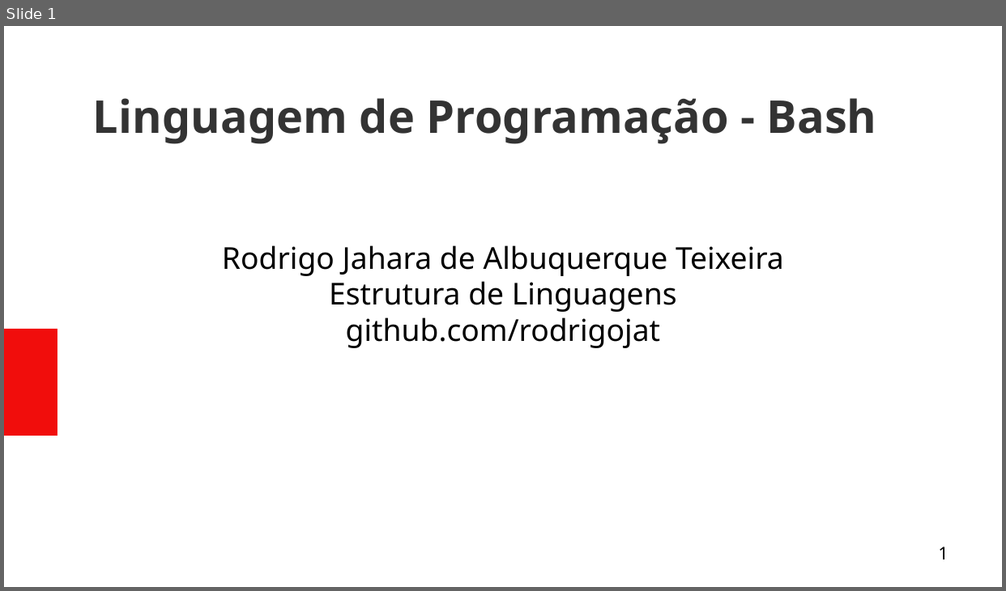
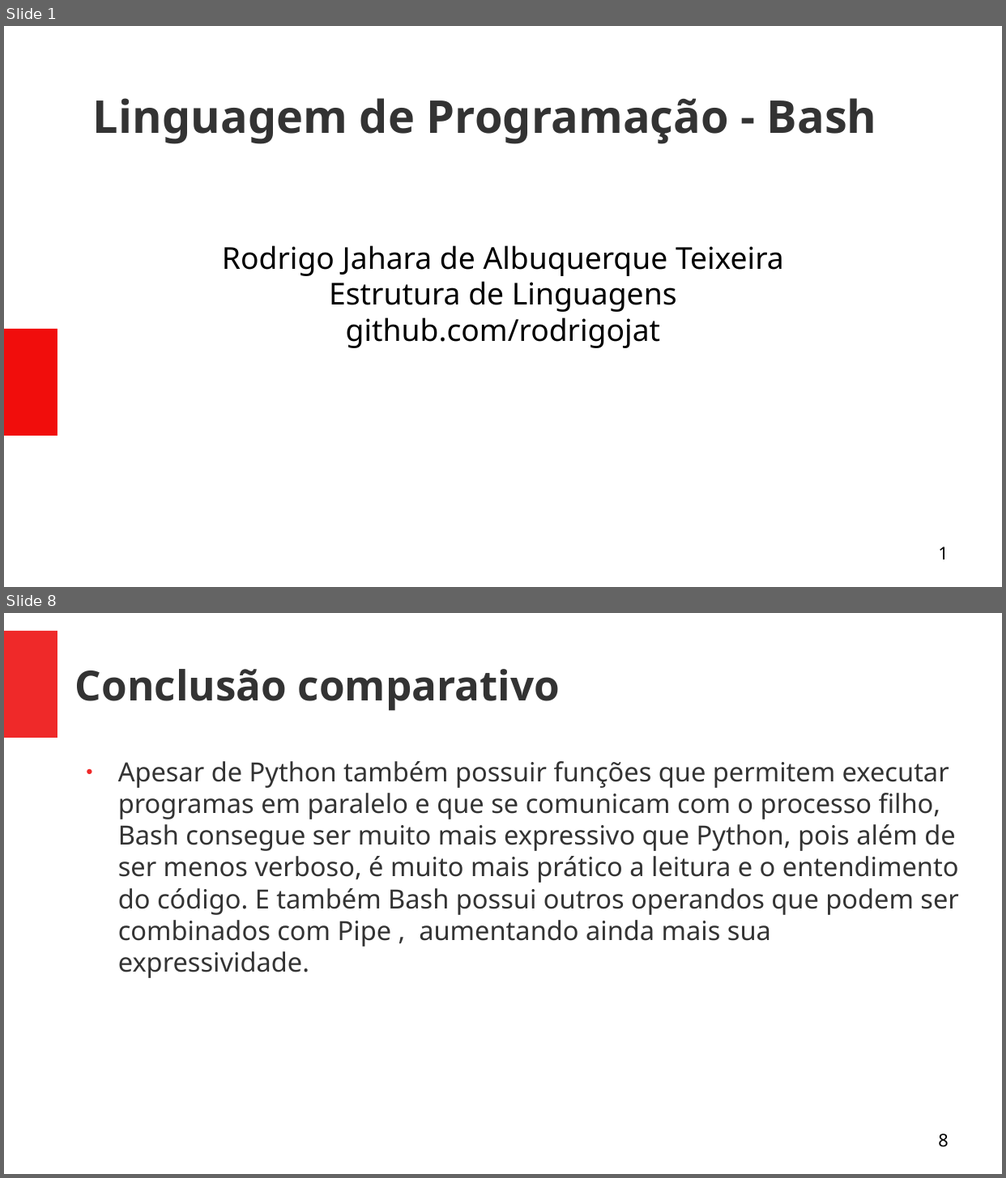
Before and after one commit to rodrigojat/EDL, a slide deck: trabalhoEDL/trabalho_bash.odp. Shown one above the other, each under a label of ours: slide 1 before the commit, slides 1 and 8 after it; the slides between them are not shown. The pictures are 1006x591 and 1006x1178 pixels, drawn with LibreOffice and Linux fonts; fonts in the diff are those of the drawing. Boxes give left, top, right and bottom in pixels: in the first picture for what was removed or moved away, otherwise in the second. Text is boxed around its words. In the diff, an @@ line names an element or a change of style, - is before the commit and + after.

Commit message:
Resumido e adicionado comparativo com python

```diff
--- a/trabalhoEDL/trabalho_bash.odp
+++ b/trabalhoEDL/trabalho_bash.odp
@@ slide 8 added at <box>4,613,1002,1174</box>, background #FFFFFF @@
@@ rectangle added at <box>4,631,57,738</box>, fill #EF2929 @@
@@ title added at <box>75,669,560,711</box>, 33 pt, text #333333, bold @@
+Conclusão comparativo
@@ text added at <box>118,761,959,978</box>, 21 pt, text #333333 @@
+● Apesar de Python também possuir funções que permitem executar programas em paralelo e que se comunicam com o processo filho, Bash consegue ser muito mais expressivo que Python, pois além de ser menos verboso, é muito mais prático a leitura e o entendimento do código. E também Bash possui outros operandos que podem ser combinados com Pipe , aumentando ainda mais sua expressividade.
@@ page number added at <box>938,1134,948,1148</box>, 14 pt, text #000000 @@
+8
```
Also in this commit, not shown: 6 slides changed, 2 other slides added.
